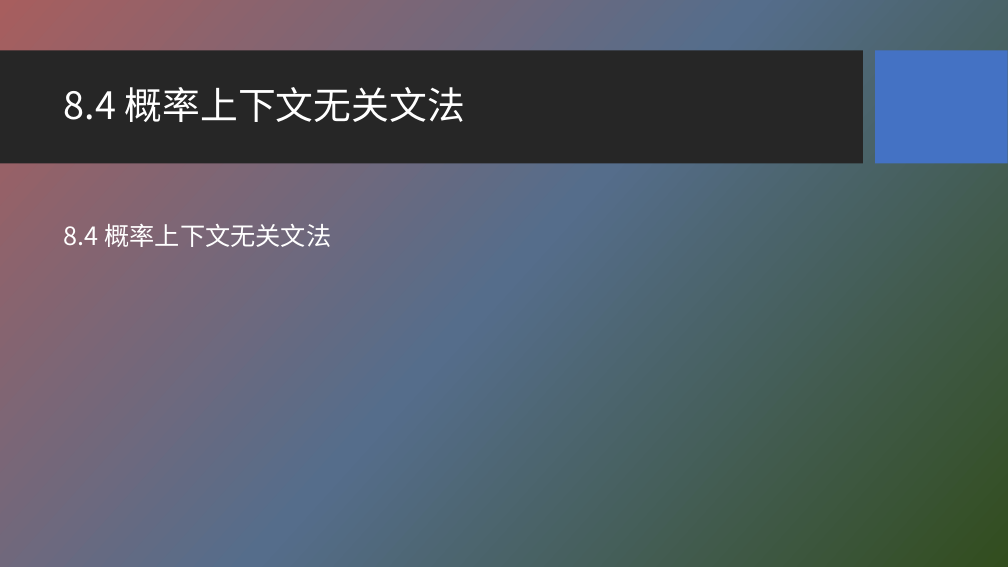
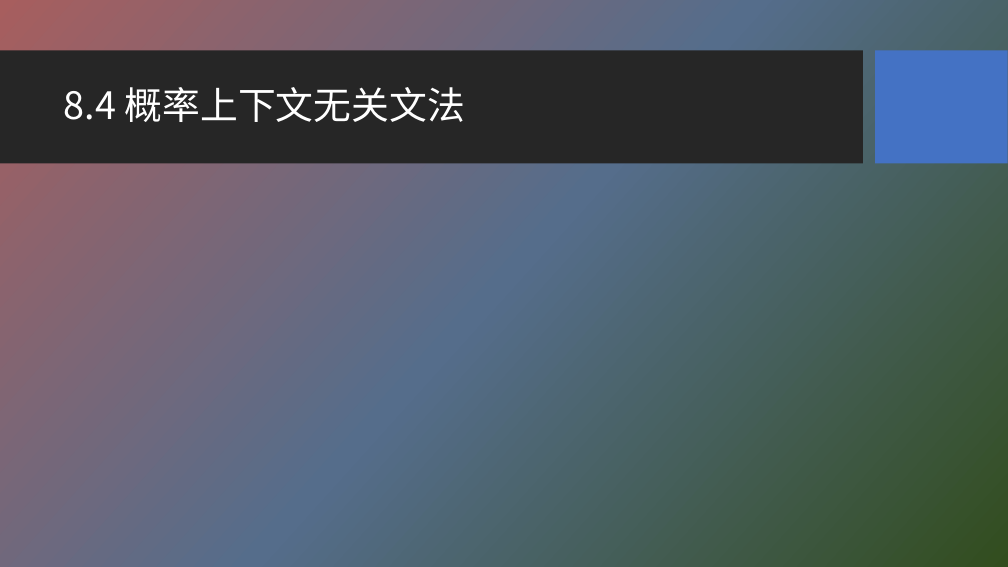
Before and after one commit to HBU/NLP_PPT, a slide deck: slide 6 of PPT-2020/ch08 句法分析.pptx. Drawn at 1008x567 pixels with LibreOffice and Linux fonts; fonts in the diff are those of the drawing; background and template pictures are left out. Boxes give left, top, right and bottom in pixels: in the first picture for what was removed or moved away, otherwise in the second. Text is boxed around its words. In the diff, an @@ line names an element or a change of style, - is before the commit and + after.

```diff
--- a/PPT-2020/ch08 句法分析.pptx
+++ b/PPT-2020/ch08 句法分析.pptx
@@ text removed at bbox=[64, 224, 331, 247] @@
-8.4 概率上下文无关文法
```
Also in this commit, not shown: 4 other slides changed, 34 other files.
